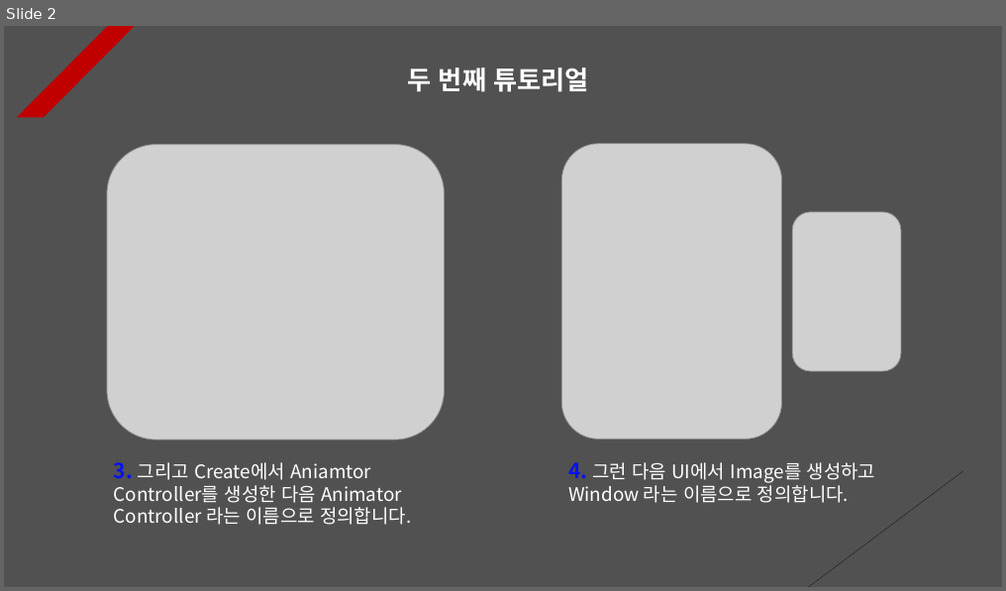
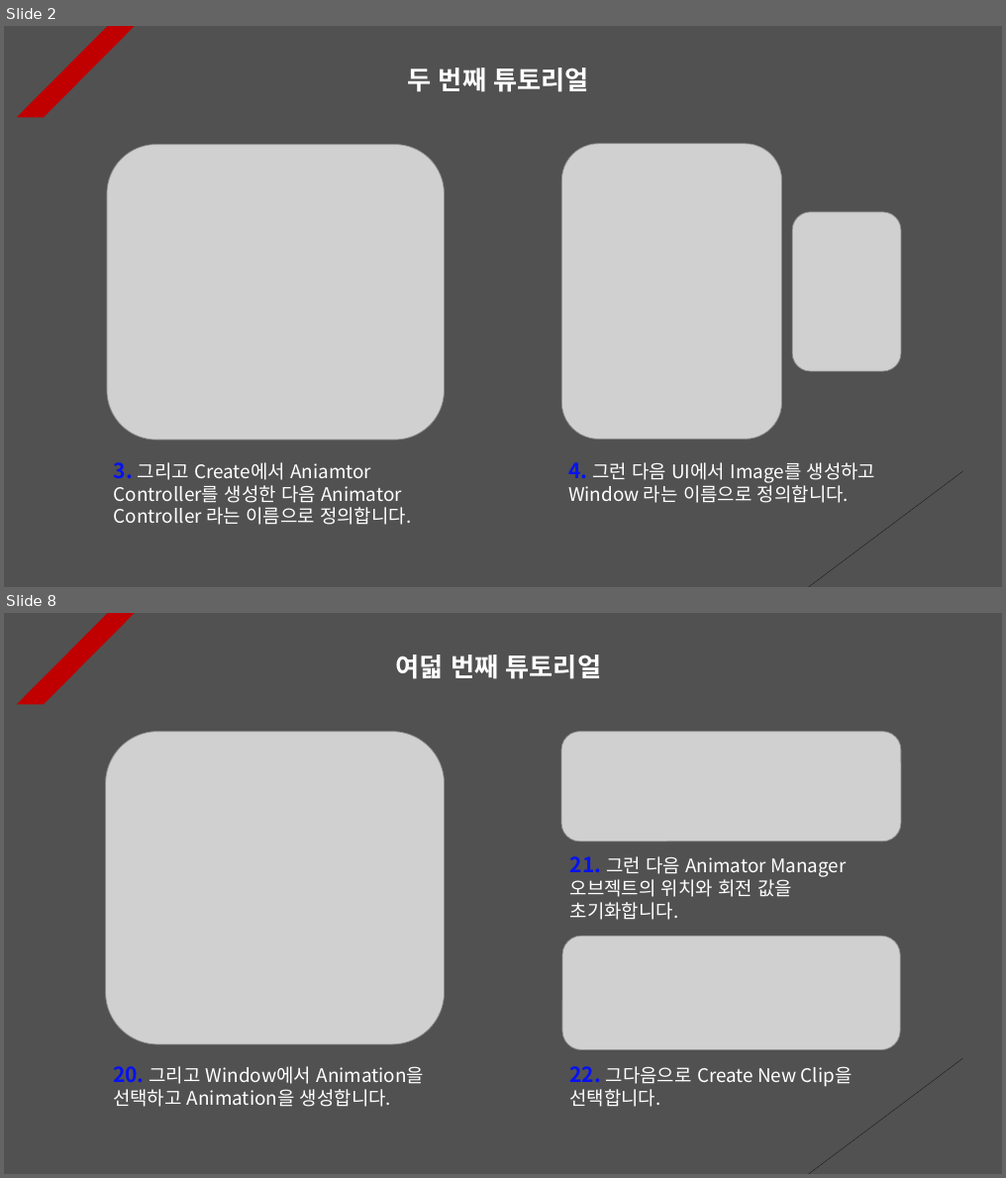
Before and after one commit to Unity2033/3D-UnityEngine, a slide deck: Assets/Animation Clip/PPT Data/Animation Clip Example.pptx. Shown one above the other, each under a label of ours: slide 2 before the commit, slides 2 and 8 after it; the slides between them are not shown. The pictures are 1006x591 and 1006x1178 pixels, drawn with LibreOffice and Linux fonts; fonts in the diff are those of the drawing; grey boxes stand for pictures. Boxes give left, top, right and bottom in pixels: in the first picture for what was removed or moved away, otherwise in the second. Text is boxed around its words. In the diff, an @@ line names an element or a change of style, - is before the commit and + after.

```diff
--- a/Assets/Animation Clip/PPT Data/Animation Clip Example.pptx
+++ b/Assets/Animation Clip/PPT Data/Animation Clip Example.pptx
@@ slide 8 added at <box>4,613,1002,1174</box>, background #515151; not listed: 2 template elements that a slide beside it also shows @@
@@ text added at <box>396,655,601,679</box>, 25 pt, text #FFFFFF, bold @@
+여덟 번째 튜토리얼
@@ picture added at <box>106,731,445,1045</box> @@
@@ picture added at <box>561,731,902,842</box> @@
@@ text added at <box>570,857,846,920</box>, 18 pt, text #FFFFFF @@
+21. 그런 다음 Animator Manager 오브젝트의 위치와 회전 값을 초기화합니다.
@@ picture added at <box>562,936,900,1051</box> @@
@@ text added at <box>113,1066,425,1107</box>, 18 pt, text #FFFFFF @@
+20. 그리고 Window에서 Animation을 선택하고 Animation을 생성합니다.
@@ text added at <box>569,1066,852,1107</box>, 18 pt, text #FFFFFF @@
+22. 그다음으로 Create New Clip을 선택합니다.
```
Also in this commit, not shown: 6 slides changed, 1 other slide added, 2 slides removed, 27 other files.
